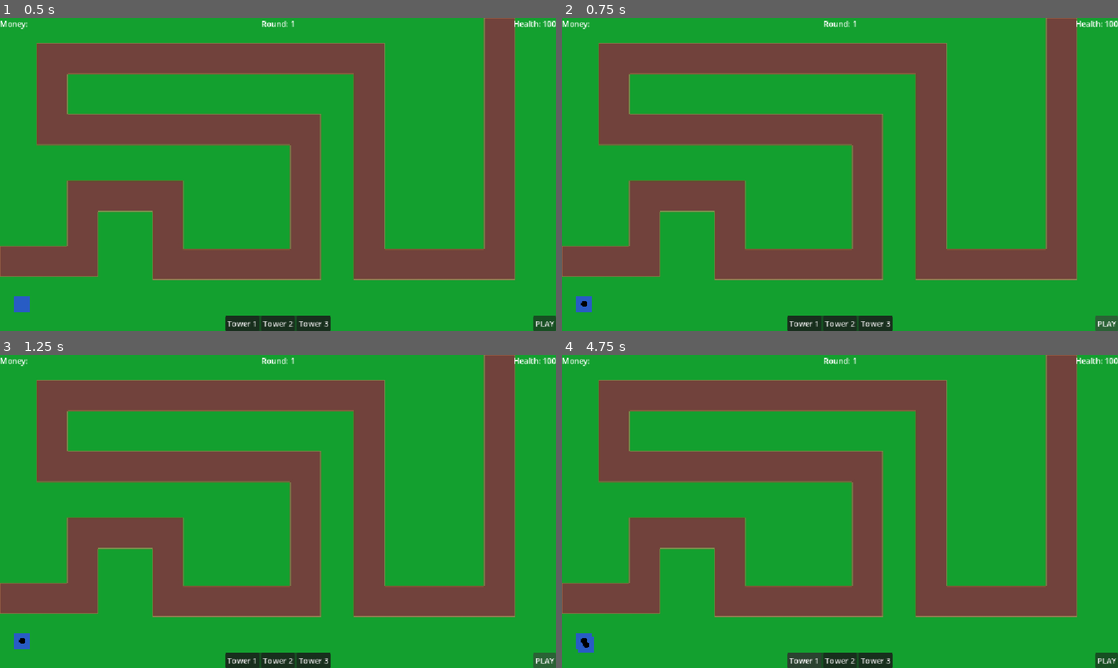
Above: before the commit, frames 1-4 (two rows, left to right).
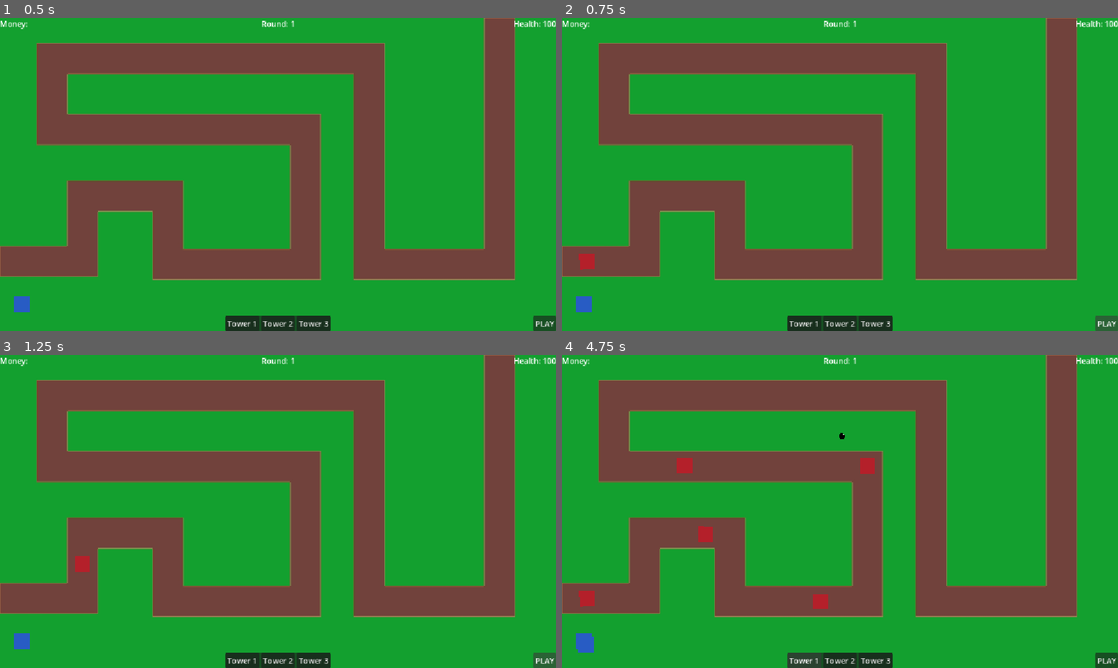
Above: after the commit, the same moments.

Repository: austinjamesfox/towerdefense
Game: Godot game, scene res://scenes/main_scene.tscn
Two runs of this game, one before a commit and one after it. Both use one fixed random seed, a clock stepped at 60 frames per second and the inputs below.
Inputs:
- Up to frame 1 (0.5 s): no input
- Up to frame 2 (0.75 s): click "PLAY" at 0.5 s
- Up to frame 3 (1.25 s): no input
- Up to frame 4 (4.75 s): click "PLAY" at 1.25 s; click "Tower 1" at 2 s; click "Tower 2" at 2.75 s; click "Tower 3" at 3.5 s; click "Tower 1" at 4.25 s

Frame 1 is identical in both runs. In frame 2, 0.2% of the frame differs, in the area x 3-6%, y 75-93%; in frame 3, 0.2%; in frame 4, 0.7%, in the area x 3-57%, y 24-94%.
Error before the commit: Invalid call to function 'move' in base 'Area2D (projectile.gd)'. Expected 2 argument(s). (res://scripts/tower.gd:69)

Commit message:
Added projectiles that destroy enemy

Diff:
--- a/scenes/enemy.tscn
+++ b/scenes/enemy.tscn
@@ -14,6 +14,7 @@
 
 [node name="Area2D" type="Area2D" parent="." unique_id=578145629]
 collision_layer = 2
+collision_mask = 13
 
 [node name="Sprite2D" type="Sprite2D" parent="Area2D" unique_id=1279966387]
 z_index = 3
--- a/scenes/main_scene.tscn
+++ b/scenes/main_scene.tscn
@@ -40,7 +40,8 @@
 enemyManager = NodePath("..")
 
 [node name="EnemyDestroyZone" type="Area2D" parent="EnemyManager" unique_id=1329111389]
-collision_mask = 2
+collision_layer = 8
+collision_mask = 6
 
 [node name="CollisionShape2D" type="CollisionShape2D" parent="EnemyManager/EnemyDestroyZone" unique_id=1101133288]
 shape = SubResource("WorldBoundaryShape2D_003cx")
@@ -55,6 +56,7 @@
 [node name="Tower" parent="TowerManager" unique_id=43475305 instance=ExtResource("3_7ykc4")]
 z_index = 3
 position = Vector2(46, 592)
+attacksPerSecond = 2.0
 
 [node name="HUD" parent="." unique_id=19747335 instance=ExtResource("5_gubc5")]
 
--- a/scenes/projectile.tscn
+++ b/scenes/projectile.tscn
@@ -8,6 +8,8 @@
 
 [node name="Projectile" type="Area2D" unique_id=460819701]
 z_index = 3
+collision_layer = 4
+collision_mask = 2
 script = ExtResource("1_q3m7n")
 
 [node name="Sprite2D" type="Sprite2D" parent="." unique_id=685372397]
@@ -16,3 +18,5 @@
 
 [node name="CollisionShape2D" type="CollisionShape2D" parent="." unique_id=520987639]
 shape = SubResource("CircleShape2D_003cx")
+
+[connection signal="area_entered" from="." to="." method="_on_area_entered"]
--- a/scripts/enemy_manager.gd
+++ b/scripts/enemy_manager.gd
@@ -15,7 +15,11 @@
 
 
 func _on_enemy_destroy_zone_area_entered(area: Area2D) -> void:
-	enemyPathComplete(area)
+	if area is Projectile:
+		print("Projectile")
+		area.queue_free()
+	else:
+		enemyPathComplete(area)
 
 func enemyPathComplete(enemy : Area2D):
 	var currentEnemy = enemy.get_parent()
--- a/scripts/projectile.gd
+++ b/scripts/projectile.gd
@@ -1,11 +1,27 @@
 extends Area2D
+class_name Projectile
 
-var moving = true
+@export var projectileSpeed = 1000
+
+var moving : bool = false
+
+@onready var towerPosition : Vector2 = self.get_parent().position
+
+var target : Vector2:
+	set(value):
+		target = value
+		moving = true
 
 func _process(delta: float) -> void:
-	pass
+	if moving:
+		var speed = projectileSpeed * delta
+		move(target,speed)
 
 func move(target:Vector2, speed):
-	while moving:
-		print(target)
-		position.x += speed
+		var positionDifference : Vector2 = target - towerPosition
+		position += speed * positionDifference.normalized()
+
+
+func _on_area_entered(area: Area2D) -> void:
+	area.get_parent().take_damage(1)
+	queue_free()
--- a/scripts/tower.gd
+++ b/scripts/tower.gd
@@ -46,8 +46,11 @@
 func _attack(delta):
 	if canAttack && !isEmpty(enemiesWithin):
 		canAttack = false
-		fireProjectile(delta)
-		enemiesWithin[0].get_parent().take_damage(towerDamage)
+		# The next line will make it so that the tower prioritizes the last enemy
+		#fireProjectile(enemiesWithin[enemiesWithin.size()-1].get_parent().position)
+		# The next line will make it so that the tower prioritizes the first enemy
+		fireProjectile(enemiesWithin[0].get_parent())
+		#enemiesWithin[0].get_parent().take_damage(towerDamage)
 		await get_tree().create_timer(attackSpeed).timeout
 		canAttack = true
 
@@ -63,10 +66,10 @@
 	else:
 		return false
 
-func fireProjectile(delta):
+func fireProjectile(target):
 	var projectile = projectileScene.instantiate()
 	self.add_child(projectile)
-	projectile.move(Vector2(10,10), projectileSpeed, delta)
+	projectile.target = target.position
 	#print(projectile.position)
 	#projectile.position = self.position
 	#print(projectile.position)
